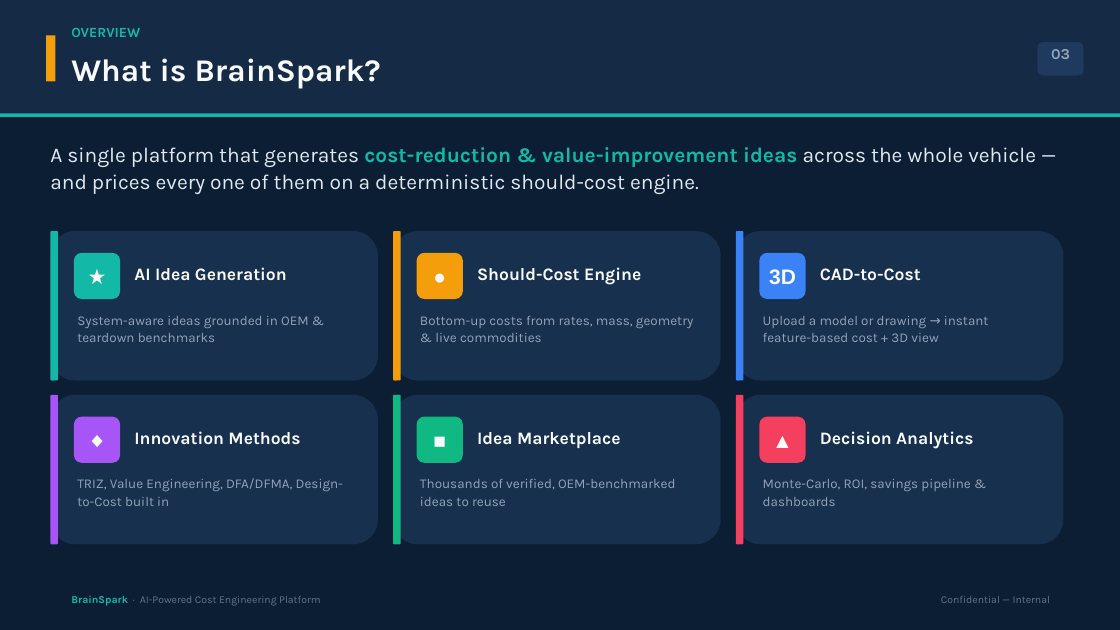
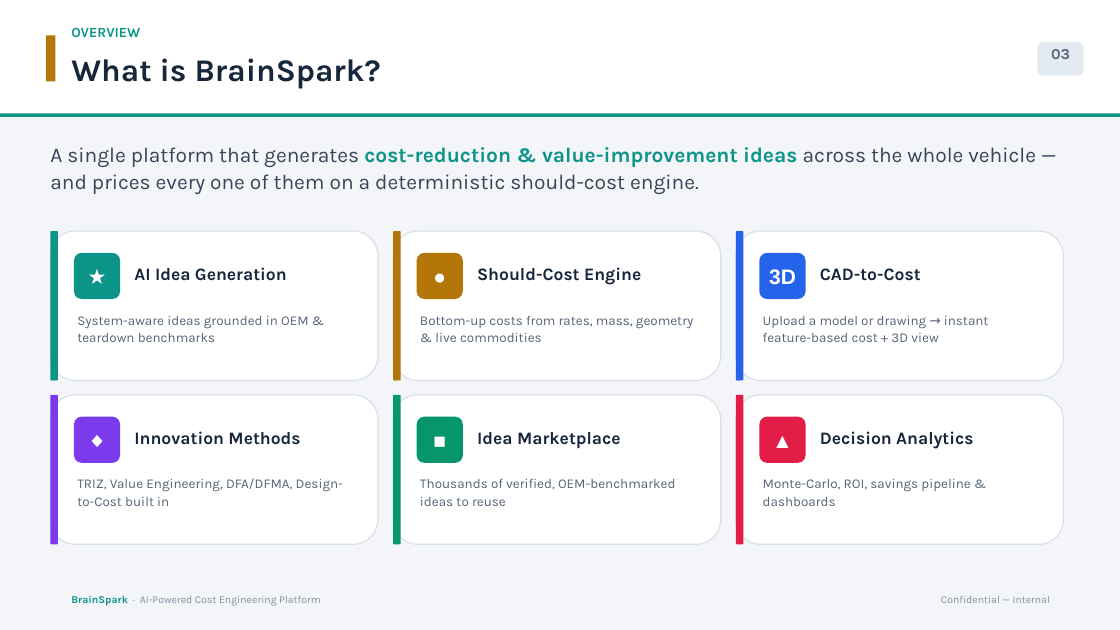
Before and after one commit to bhosaleavinash546/leamington-marathi, a slide deck: slide 3 of BrainSpark_Director_Presentation.pptx. Drawn at 1120x630 pixels with LibreOffice and Linux fonts; fonts in the diff are those of the drawing. Boxes give left, top, right and bottom in pixels: in the first picture for what was removed or moved away, otherwise in the second. Text is boxed around its words. In the diff, an @@ line names an element or a change of style, - is before the commit and + after.

```diff
--- a/BrainSpark_Director_Presentation.pptx
+++ b/BrainSpark_Director_Presentation.pptx
@@ background #0B1E33 to #F3F5F9 @@
@@ rectangle at <box>0,0,1120,113</box>: fill #142A45 to #FFFFFF @@
@@ text "OVERVIEW" at <box>71,27,140,37</box>: text colour #14B8A6 to #0D9488 @@
@@ fill #F59E0B to #B47609 in 3 elements at <box>393,231,401,381</box>, <box>417,253,463,299</box>, <box>46,35,55,82</box> @@
@@ rounded rectangle at <box>1038,42,1084,76</box>: fill #1E3A5F to #E4EAF1 @@
@@ text "A single platform that generates ..." at <box>50,147,1036,194</box>: text colour #E2E8F0 to #374558 in "A single platform that generates across the ..."; text colour #14B8A6 to #0D9488 in "cost-reduction & value-improvement ideas" @@
@@ rounded rectangle at <box>736,231,744,381</box>: fill #3B82F6 to #2563EB @@
@@ fill #14B8A6 to #0D9488 in 3 elements at <box>0,113,1120,117</box>, <box>50,231,58,381</box>, <box>74,253,120,299</box> @@
@@ rounded rectangle at <box>760,253,806,299</box>: fill #3B82F6 to #2563EB @@
@@ rounded rectangle at <box>50,395,58,544</box>: fill #A855F7 to #7C3AED @@
@@ rounded rectangle at <box>74,417,120,463</box>: fill #A855F7 to #7C3AED @@
@@ rounded rectangle at <box>393,395,401,544</box>: fill #10B981 to #059669 @@
@@ rounded rectangle at <box>417,417,463,463</box>: fill #10B981 to #059669 @@
@@ fill #17304D to #FFFFFF; outline none to #D8E0EA 1 pt in 6 elements at <box>50,231,378,381</box>, <box>393,231,721,381</box>, <box>736,231,1064,381</box>, <box>50,395,378,544</box>, <box>393,395,721,544</box>, <box>736,395,1064,544</box> @@
@@ rounded rectangle at <box>736,395,744,544</box>: fill #F43F5E to #E11D48 @@
@@ text colour #F8FAFC to #FFFFFF in 6 elements at <box>769,269,796,285</box>, <box>74,253,120,299</box>, <box>417,253,463,299</box>, <box>74,417,120,463</box>, <box>417,417,463,463</box>, <box>760,417,806,463</box> @@
@@ rounded rectangle at <box>760,417,806,463</box>: fill #F43F5E to #E11D48 @@
@@ text colour #F8FAFC to #16273C in 7 elements at <box>71,58,381,89</box>, <box>134,267,287,281</box>, <box>477,267,641,285</box>, <box>820,268,921,281</box>, <box>134,431,300,445</box>, <box>477,432,621,448</box>, <box>820,431,973,449</box> @@
@@ text colour #94A3B8 to #556477 in 7 elements at <box>1051,49,1070,59</box>, <box>77,316,309,342</box>, <box>420,316,693,342</box>, <box>763,316,989,342</box>, <box>77,478,343,506</box>, <box>420,479,675,506</box>, <box>763,479,970,506</box> @@
@@ text "BrainSpark · AI-Powered Cost Engineering ..." at <box>71,595,320,606</box>: text colour #14B8A6 to #0D9488 in "BrainSpark"; text colour #64748B to #8390A1 in "· AI-Powered Cost Engineering Platform" @@
@@ text "Confidential — Internal" at <box>941,596,1050,603</box>: text colour #64748B to #8390A1 @@
```
Also in this commit, not shown: 17 other slides changed, 1 other file.
